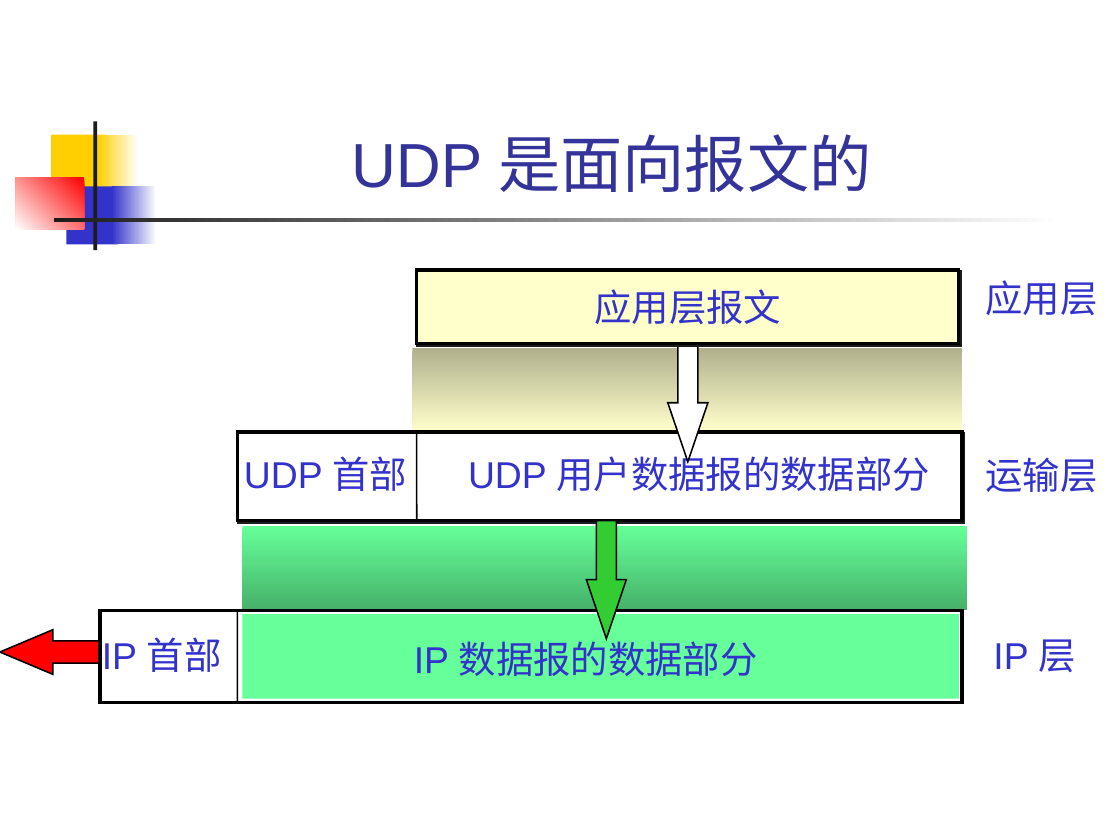
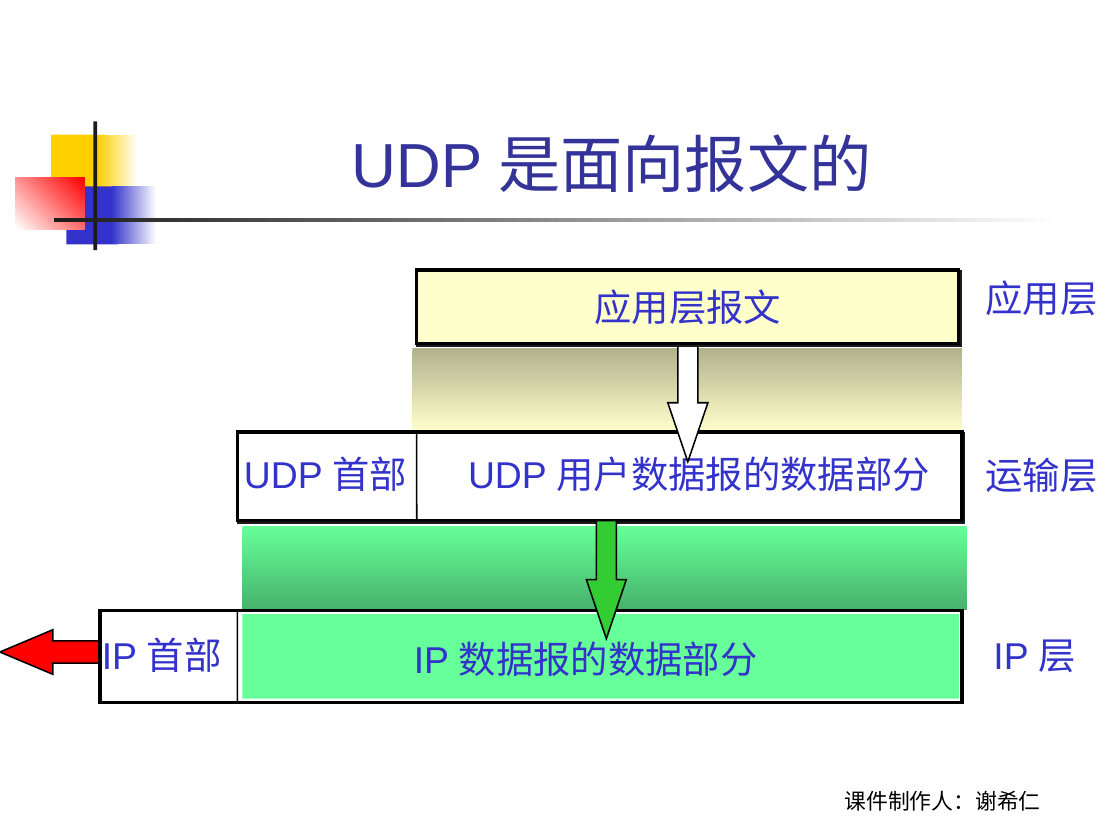
Before and after one commit to wenghengcong/LearnCollection, a slide deck: slide 26 of 网络/计算机网络(谢希仁)第五版/CH5-6ed 运输层.ppt. Drawn at 1120x840 pixels with LibreOffice and Linux fonts; fonts in the diff are those of the drawing. Boxes give left, top, right and bottom in pixels: in the first picture for what was removed or moved away, otherwise in the second. Text is boxed around its words. In the diff, an @@ line names an element or a change of style, - is before the commit and + after.

```diff
--- a/网络/计算机网络(谢希仁)第五版/CH5-6ed 运输层.ppt
+++ b/网络/计算机网络(谢希仁)第五版/CH5-6ed 运输层.ppt
@@ text added at (x1=844, y1=790, x2=1040, y2=811), 14 pt, text #000000 @@
+课件制作人：谢希仁
```
Also in this commit, not shown: 100 other slides changed, 58 other files.
